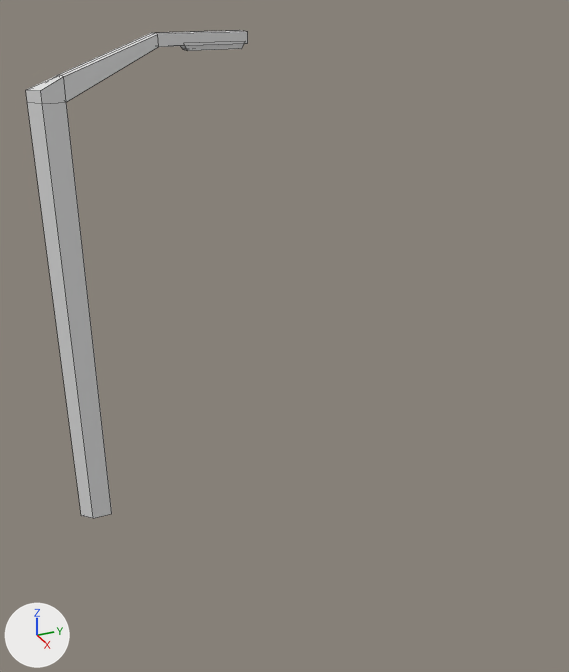
A saved change to the FBX model Assets/Graphics/Models/lampadaire.fbx.
The view is the same before and after, from a 50 mm camera at (11.91, -1.02, 4.94) aimed at (5.23, 1.99, 1.6). Arrows for +X, +Y and +Z are at lower left; the lights stay in place. The older version comes first. Mesh edges are drawn as thin lines. Materials are left out; every surface is plain grey. Where no turn or scale is listed for an object, it has been applied to the vertices.

In view in the first picture: 'lampadaire'.
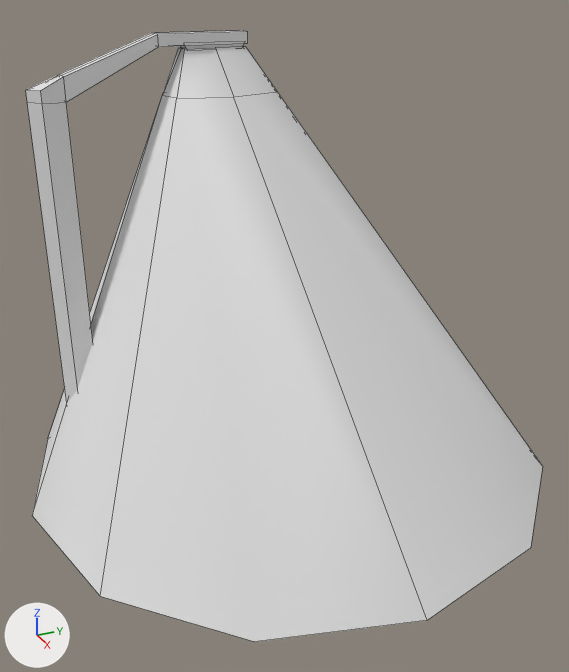
Boxes [x1, y1, x2, y2] around the edits, measured in the pictures (569 x 672 px):
'lampadaire', reshaped (132% wider, 25% taller): before [26, 30, 248, 518]; after [26, 30, 543, 642]
part 1 of me_cube_021, added: after [32, 46, 543, 642]

The edits, one by one:
me_cube_021 is used by ob_lampadaire; location (5.0, 0.0, 0.0).
me_cube_021 had 38 vertices, 34 faces and spanned x -0.1..0.1, y -0.2..1.7, z -0.12..4.5.
me_cube_021 now has 66 vertices, 50 faces and spans x -2.81..2.81, y -0.67..4.95, z -0.12..4.5.
me_cube_021 part 1: a new loose piece of 28 vertices spanning x -2.81..2.81, y -0.67..4.95, z 0.03..4.37.
